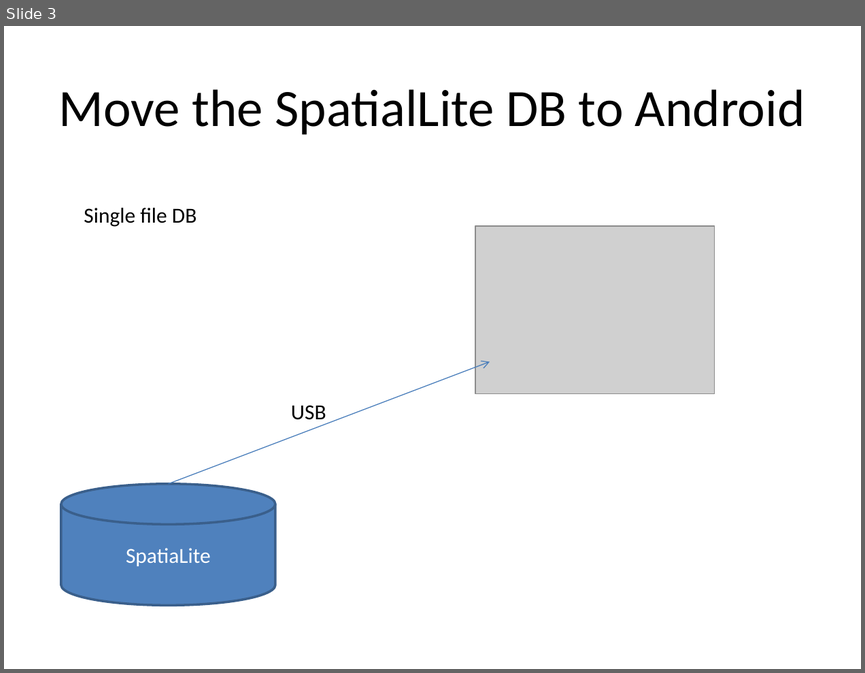
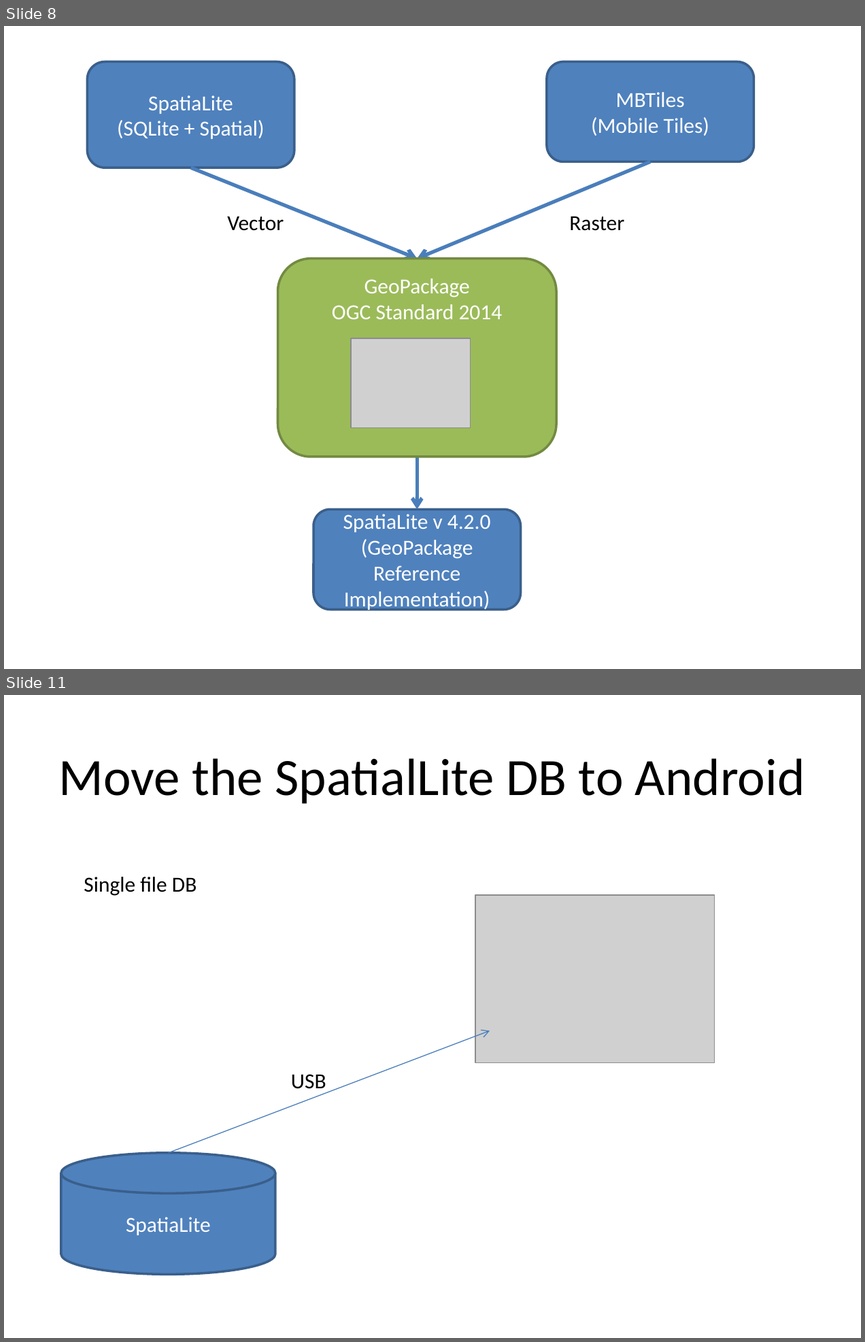
Before and after one commit to mebrookbank/airpic, a slide deck: airpic.pptx. Shown one above the other, each under a label of ours: slide 3 before the commit, slides 8 and 11 after it; the slides between them are not shown. The pictures are 865x673 and 865x1342 pixels, drawn with LibreOffice and Linux fonts; fonts in the diff are those of the drawing; grey boxes stand for pictures. Boxes give left, top, right and bottom in pixels: in the first picture for what was removed or moved away, otherwise in the second. Text is boxed around its words. In the diff, an @@ line names an element or a change of style, - is before the commit and + after.

```diff
--- a/airpic.pptx
+++ b/airpic.pptx
@@ slide 8 added at (4,26,861,669), background #FFFFFF @@
@@ rounded rectangle added at (87,62,294,168), fill #4F81BD, outline #3A5F8C 2 pt, 18 pt, text #FFFFFF @@
+SpatiaLite
+(SQLite + Spatial)
@@ rounded rectangle added at (547,62,753,162), fill #4F81BD, outline #3A5F8C 2 pt, 18 pt, text #FFFFFF @@
+MBTiles
+(Mobile Tiles)
@@ arrow added from (191, 167) to (417, 258), #4B7EBC 3 pt @@
@@ arrow added from (650, 161) to (417, 258), #4B7EBC 3 pt @@
@@ text added at (227,216,283,231), 18 pt, text #000000 @@
+Vector
@@ text added at (569,216,624,231), 18 pt, text #000000 @@
+Raster
@@ rounded rectangle added at (277,258,555,456), fill #9BBB59, outline #738A42 2 pt, 18 pt, text #FFFFFF @@
+GeoPackage
+OGC Standard 2014
@@ picture added at (351,338,470,427) @@
@@ arrow added from (417, 456) to (417, 509), #4B7EBC 3 pt @@
@@ rounded rectangle added at (313,509,521,609), fill #4F81BD, outline #3A5F8C 2 pt, 18 pt, text #FFFFFF @@
+SpatiaLite v 4.2.0
+(GeoPackage Reference Implementation)
@@ what was slide 3 is now slide 11 @@
```
Also in this commit, not shown: 2 slides changed, 7 other slides added.
